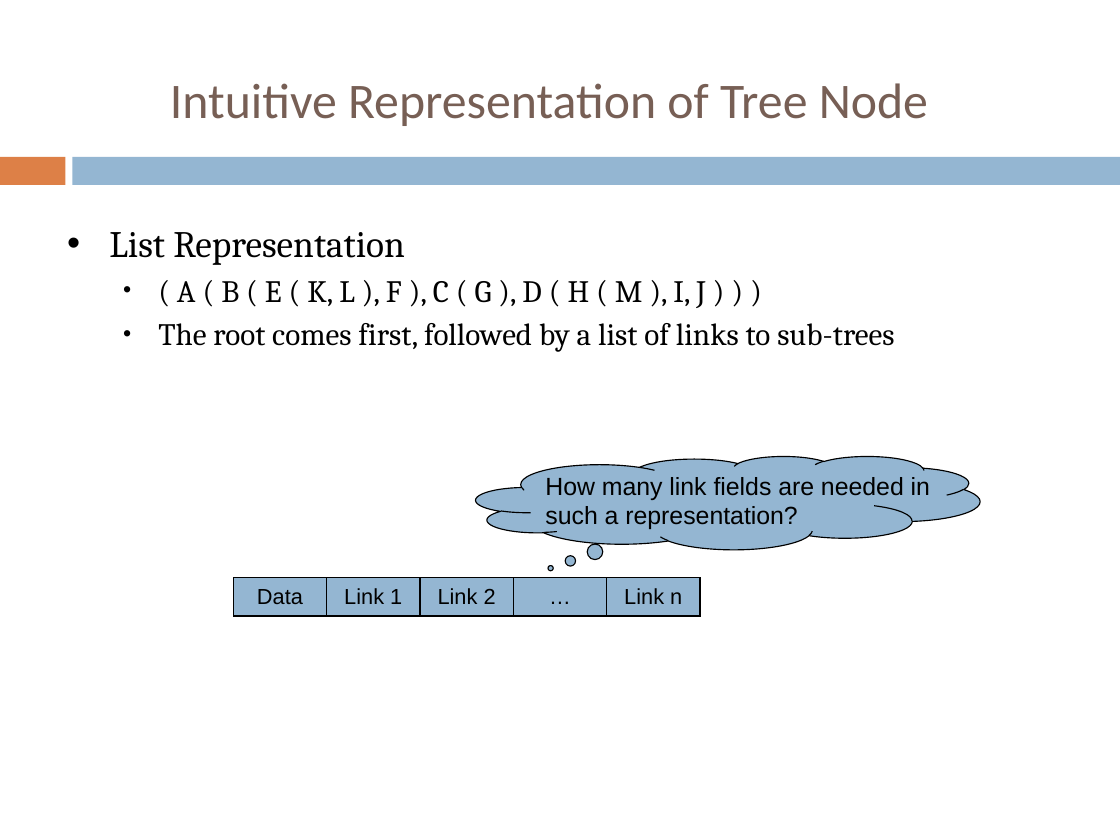
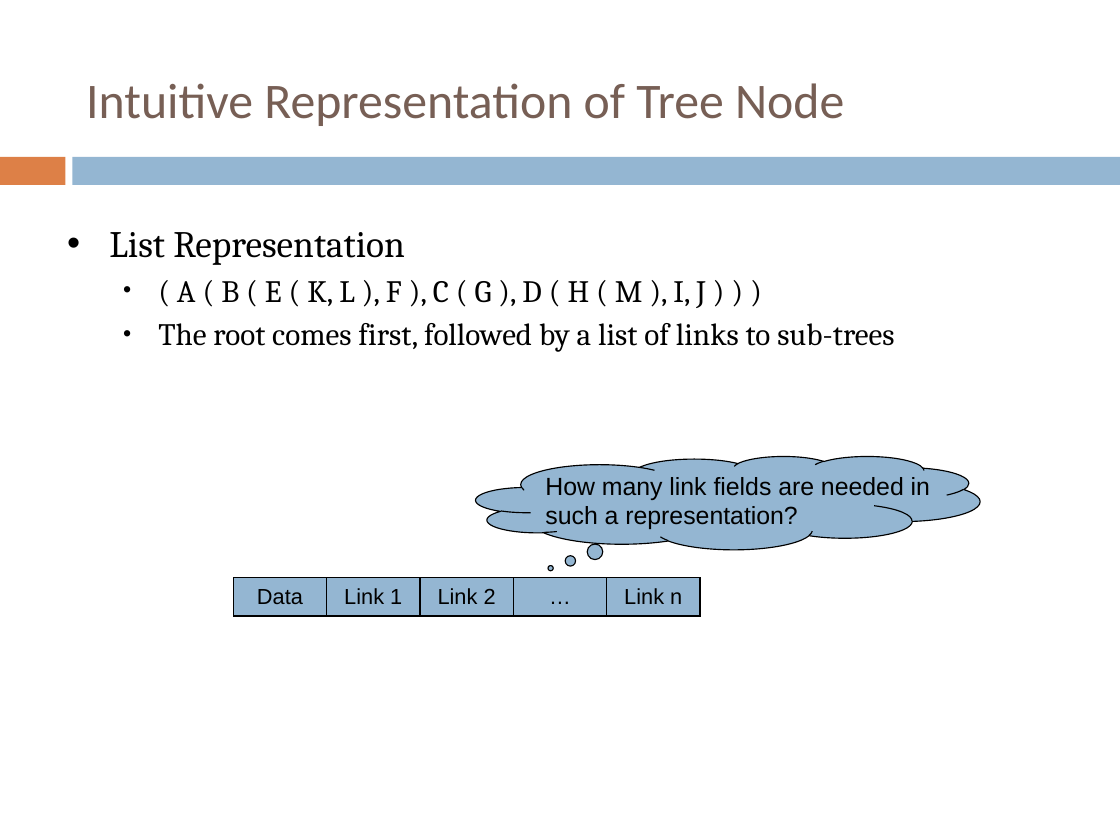
Before and after one commit to sundyCoder/CSK, a slide deck: slide 11 of 3@CSDS/PPT/4@tree.pptx. Drawn at 1120x840 pixels with LibreOffice and Linux fonts; fonts in the diff are those of the drawing. Boxes give left, top, right and bottom in pixels: in the first picture for what was removed or moved away, otherwise in the second. Text is boxed around its words. In the diff, an @@ line names an element or a change of style, - is before the commit and + after.

Commit message:
add tree algorithm.

```diff
--- a/3@CSDS/PPT/4@tree.pptx
+++ b/3@CSDS/PPT/4@tree.pptx
@@ title "Intuitive Representation of Tree Node": place and size @@
-title "Intuitive Representation of Tree Node" at (170,83,928,126)
+title "Intuitive Representation of Tree Node" at (86,83,844,126)
```
Also in this commit, not shown: 12 other slides changed, 32 slides added, 37 other files.
